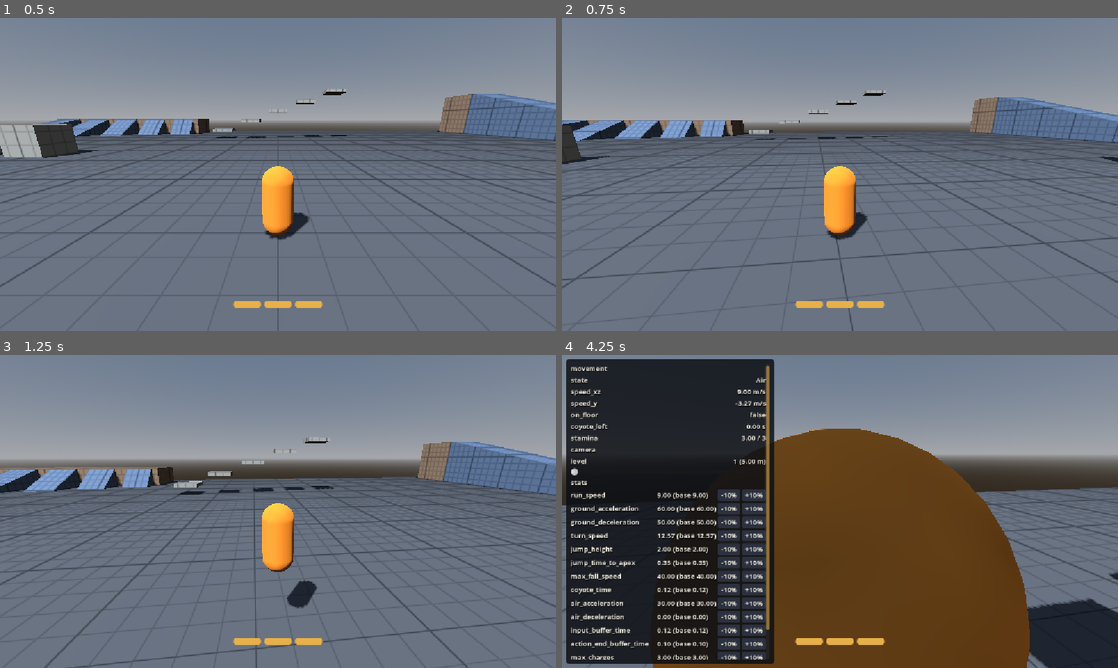
Above: before the commit, frames 1-4 (two rows, left to right).
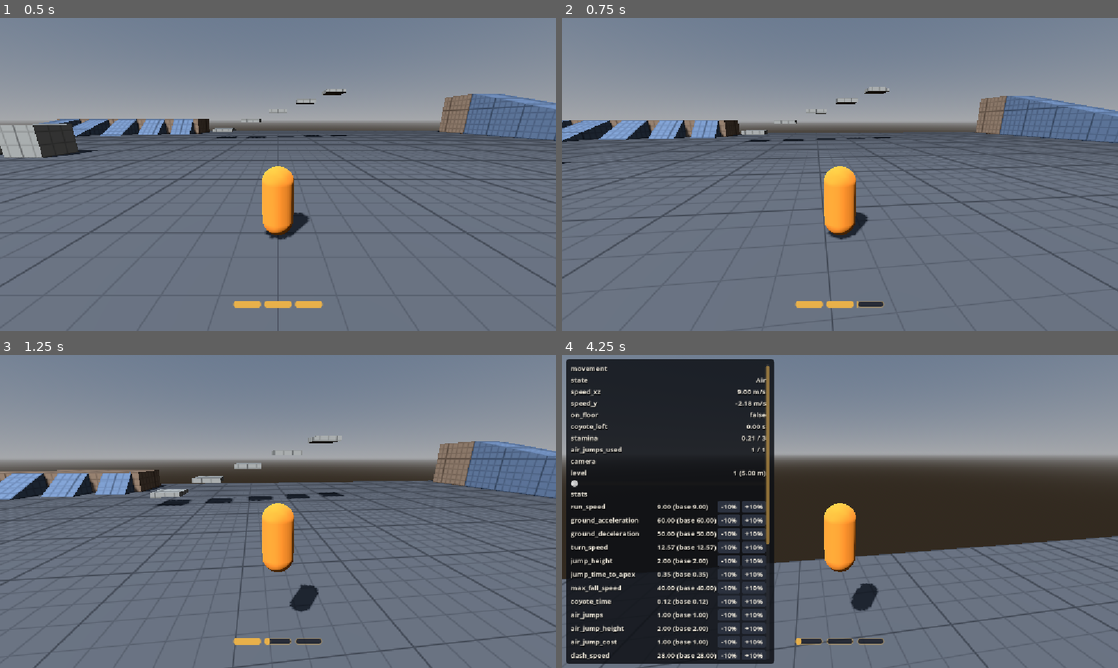
Above: after the commit, the same moments.

Repository: UriBokchoi/BroGuild
Game: Godot game, scene res://levels/test_gym/test_gym.tscn
The game is run twice, just before and just after one commit, with the same random seed, the same clock (stepped at 60 frames per second) and the same inputs.
Inputs (mouse positions are in pixels of both pictures, inside the frame that each line leads up to):
- Up to frame 1 (0.5 s): no input
- Up to frame 2 (0.75 s): tap Enter at 0.5 s; move the mouse to (867, 174) at 0.52 s; hold W (move_forward) from 0.53 s (still down); tap Shift (dash) at 0.6 s; click (867, 174) at 0.67 s
- Up to frame 3 (1.25 s): keep holding W (move_forward); tap Space (jump) at 0.77, 0.8, 1.07 s
- Up to frame 4 (4.25 s): keep holding W (move_forward); move the mouse to (812, 511) at 1.27 s; tap Space (jump) at 1.35, 1.52, 1.82, 2.3, 3.02, 3.32, 3.77, 3.8, 4.07 s; tap Shift (dash) at 1.55, 2.1, 3.05 s; move the mouse to (851, 505) at 2.02 s; move the mouse to (834, 517) at 2.77 s; tap E (interact) at 2.85 s; click (834, 517) at 2.92 s; move the mouse to (878, 514) at 3.52 s; tap Tab (show_stats) at 3.6 s; tap F3 (toggle_debug) at 4.15 s

Frame 1 is identical in both runs. In frame 2, 6.9% of the frame differs, in the area x 0-100%, y 22-100%; in frame 3, 11%; in frame 4, 45%, in the area x 0-100%, y 14-100%.

Commit message:
feat(movement): dash, picado (doble Shift en el aire) y doble salto
- Dash: ráfaga en la dirección pedida o hacia la cámara, recta en el
  aire; cancela cualquier acción y sale como mucho a dash_exit_speed.
- Picado: segundo Shift en el aire sin dirección poco después de un dash
  aéreo; ráfaga hacia abajo hasta su tiempo o el suelo.
- Doble salto: en el aire sin coyote time, con air_jumps (mejorable,
  triple salto) que se recuperan al tocar suelo.
- Todo gasta stamina y todos los números son stats (con traducciones).
- Tests unitarios por estado con un fixture de contexto y tests con
  física real de cada acción.

Co-Authored-By: Claude Opus 5.5 <noreply@anthropic.com>

Diff:
--- a/data/i18n/strings.csv
+++ b/data/i18n/strings.csv
@@ -25,3 +25,15 @@
 STAT_GROUP_STAMINA,Stamina,Stamina
 STAT_MAX_CHARGES,Cargas de stamina,Stamina charges
 STAT_RECHARGE_TIME,Recarga por carga,Recharge per charge
+STAT_AIR_JUMPS,Saltos en el aire,Air jumps
+STAT_AIR_JUMP_HEIGHT,Altura del doble salto,Double jump height
+STAT_AIR_JUMP_COST,Coste del doble salto,Double jump cost
+STAT_GROUP_DASH,Dash,Dash
+STAT_DASH_SPEED,Velocidad del dash,Dash speed
+STAT_DASH_DURATION,Duración del dash,Dash duration
+STAT_DASH_EXIT_SPEED,Velocidad al salir del dash,Dash exit speed
+STAT_DASH_COST,Coste del dash,Dash cost
+STAT_DOWN_DASH_SPEED,Velocidad del picado,Dive speed
+STAT_DOWN_DASH_DURATION,Duración del picado,Dive duration
+STAT_DOWN_DASH_WINDOW,Margen para el picado,Dive window
+STAT_DOWN_DASH_COST,Coste del picado,Dive cost
--- a/data/player/movement.tres
+++ b/data/player/movement.tres
@@ -12,6 +12,17 @@
 jump_time_to_apex = 0.35
 max_fall_speed = 40.0
 coyote_time = 0.12
+air_jumps = 1
+air_jump_height = 2.0
+air_jump_cost = 1.0
+dash_speed = 28.0
+dash_duration = 0.2
+dash_exit_speed = 12.0
+dash_cost = 1.0
+down_dash_speed = 30.0
+down_dash_duration = 0.2
+down_dash_window = 0.3
+down_dash_cost = 1.0
 air_acceleration = 30.0
 input_buffer_time = 0.12
 action_end_buffer_time = 0.1
--- a/entities/player/movement_context.gd
+++ b/entities/player/movement_context.gd
@@ -7,13 +7,23 @@
 var body: CharacterBody3D
 ## Stats de movimiento con los modificadores aplicados (copia resuelta de movement.tres).
 var move: MovementData
+## Stamina por cargas que gastan las acciones.
+var stamina: StaminaComponent
 ## Estado neutro en el suelo, al que vuelven las acciones al terminar.
 var ground: State
 ## Estado neutro en el aire, al que vuelven las acciones al terminar.
 var air: State
-## Stamina por cargas que gastan las acciones.
-var stamina: StaminaComponent
+## Segundos de juego desde que empezó el movimiento (para medir ventanas entre acciones).
+var elapsed: float = 0.0
 ## Dirección pedida este tick, en el plano XZ del mundo y relativa a la cámara (longitud 0–1).
 var wish_direction: Vector3 = Vector3.ZERO
+## Hacia dónde mira la cámara en el plano XZ (longitud 1): la dirección por defecto del dash.
+var view_forward: Vector3 = Vector3.FORWARD
 ## Segundos que quedan para poder saltar después de dejar el suelo sin saltar (coyote time).
 var coyote_left: float = 0.0
+## Saltos en el aire gastados desde que se dejó el suelo.
+var air_jumps_used: int = 0
+## Momento ([member elapsed]) del último dash, para el picado.
+var last_dash_time: float = -INF
+## Si el último dash empezó en el aire.
+var last_dash_in_air: bool = false
--- a/entities/player/movement_data.gd
+++ b/entities/player/movement_data.gd
@@ -25,6 +25,30 @@
 @export_range(1.0, 100.0, 0.5, "or_greater", "suffix:m/s") var max_fall_speed: float = 0.0
 ## Segundos tras dejar el suelo (sin saltar) en los que todavía puedes saltar.
 @export_range(0.0, 0.5, 0.01, "or_greater", "suffix:s") var coyote_time: float = 0.0
+## Saltos en el aire antes de tocar suelo (1 = doble salto, 2 = triple salto…).
+@export_range(0, 5, 1, "or_greater") var air_jumps: int = 0
+## Altura de cada salto en el aire.
+@export_range(0.5, 10.0, 0.05, "or_greater", "suffix:m") var air_jump_height: float = 0.0
+## Cargas de stamina que gasta cada salto en el aire.
+@export_range(0.0, 3.0, 0.5, "or_greater") var air_jump_cost: float = 0.0
+
+@export_group("dash")
+## Velocidad del dash.
+@export_range(0.0, 100.0, 0.5, "or_greater", "suffix:m/s") var dash_speed: float = 0.0
+## Segundos que dura el dash.
+@export_range(0.05, 1.0, 0.01, "or_greater", "suffix:s") var dash_duration: float = 0.0
+## Velocidad horizontal máxima con la que sales del dash (lo que sobra se pierde al terminar).
+@export_range(0.0, 100.0, 0.5, "or_greater", "suffix:m/s") var dash_exit_speed: float = 0.0
+## Cargas de stamina que gasta el dash.
+@export_range(0.0, 3.0, 0.5, "or_greater") var dash_cost: float = 0.0
+## Velocidad del picado (dash hacia abajo).
+@export_range(0.0, 100.0, 0.5, "or_greater", "suffix:m/s") var down_dash_speed: float = 0.0
+## Segundos que dura el picado (antes, si tocas suelo).
+@export_range(0.05, 1.0, 0.01, "or_greater", "suffix:s") var down_dash_duration: float = 0.0
+## Segundos tras el primer Shift en los que el segundo, sin dirección, hace el picado.
+@export_range(0.05, 1.0, 0.01, "or_greater", "suffix:s") var down_dash_window: float = 0.0
+## Cargas de stamina que gasta el picado (además del dash del primer Shift).
+@export_range(0.0, 3.0, 0.5, "or_greater") var down_dash_cost: float = 0.0
 
 @export_group("air")
 ## Aceleración hacia la dirección pedida en el aire. No frena el impulso que ya llevas por
@@ -50,3 +74,9 @@
 ## Velocidad vertical inicial de un salto de [member jump_height].
 func jump_velocity() -> float:
 	return 2.0 * jump_height / jump_time_to_apex
+
+
+## Velocidad vertical inicial de un salto en el aire de [member air_jump_height], con la misma
+## gravedad que el salto normal.
+func air_jump_velocity() -> float:
+	return sqrt(2.0 * gravity() * air_jump_height)
--- a/entities/player/player.gd
+++ b/entities/player/player.gd
@@ -28,7 +28,9 @@
 
 
 func _physics_process(delta: float) -> void:
+	context.elapsed += delta
 	context.wish_direction = input.move_direction()
+	context.view_forward = input.view_forward()
 	# Cada tick, por si una mejora acaba de cambiar estas stats.
 	movement.buffer_time = context.move.input_buffer_time
 	movement.committed_end_buffer = context.move.action_end_buffer_time
--- a/entities/player/player.tscn
+++ b/entities/player/player.tscn
@@ -12,6 +12,9 @@
 [ext_resource type="Script" path="res://entities/player/body_facing.gd" id="10_facing"]
 [ext_resource type="Resource" path="res://data/player/stamina.tres" id="11_stamina_data"]
 [ext_resource type="Script" path="res://entities/player/stamina/stamina_component.gd" id="12_stamina"]
+[ext_resource type="Script" path="res://entities/player/states/dash_state.gd" id="13_dash"]
+[ext_resource type="Script" path="res://entities/player/states/down_dash_state.gd" id="14_down_dash"]
+[ext_resource type="Script" path="res://entities/player/states/double_jump_state.gd" id="15_double_jump"]
 
 [sub_resource type="CapsuleShape3D" id="CapsuleShape3D_body"]
 radius = 0.4
@@ -82,6 +85,24 @@
 script = ExtResource("9_jump")
 trigger_action = &"jump"
 
+[node name="DoubleJump" type="Node" parent="Movement"]
+script = ExtResource("15_double_jump")
+trigger_action = &"jump"
+priority = 10
+
+[node name="Dash" type="Node" parent="Movement"]
+script = ExtResource("13_dash")
+trigger_action = &"dash"
+committed = true
+cancels_committed = true
+
+[node name="DownDash" type="Node" parent="Movement"]
+script = ExtResource("14_down_dash")
+trigger_action = &"dash"
+priority = 10
+committed = true
+cancels_committed = true
+
 [node name="BodyFacing" type="Node" parent="." node_paths=PackedStringArray("body", "visual", "stats")]
 script = ExtResource("10_facing")
 body = NodePath("..")
--- a/entities/player/player_input.gd
+++ b/entities/player/player_input.gd
@@ -22,3 +22,8 @@
 		InputActions.MOVE_FORWARD, InputActions.MOVE_BACK
 	)
 	return Vector3(stick.x, 0.0, stick.y).rotated(Vector3.UP, camera.get_yaw())
+
+
+## Hacia dónde mira la cámara en el plano XZ del mundo (longitud 1).
+func view_forward() -> Vector3:
+	return Vector3.FORWARD.rotated(Vector3.UP, camera.get_yaw())
--- /dev/null
+++ b/entities/player/states/dash_state.gd
@@ -0,0 +1,42 @@
+class_name DashState
+extends MovementState
+## Dash: ráfaga corta en la dirección pedida (sin dirección, hacia donde mira la cámara), en el
+## suelo o en el aire, donde va recto, sin gravedad. Gasta stamina. En la escena es comprometido
+## y cancela cualquier acción (también otro dash). Al terminar, la velocidad horizontal se queda
+## en [code]dash_exit_speed[/code] como mucho.
+
+var _direction: Vector3 = Vector3.FORWARD
+var _time_left: float = 0.0
+
+
+func can_enter() -> bool:
+	return ctx.stamina.can_spend(ctx.move.dash_cost)
+
+
+func enter(_previous: State) -> void:
+	ctx.stamina.spend(ctx.move.dash_cost)
+	var wish := ctx.wish_direction
+	_direction = wish.normalized() if wish != Vector3.ZERO else ctx.view_forward
+	_time_left = ctx.move.dash_duration
+	ctx.last_dash_time = ctx.elapsed
+	ctx.last_dash_in_air = not ctx.body.is_on_floor()
+	_apply_velocity()
+
+
+func physics_update(delta: float) -> void:
+	_time_left -= delta
+	if _time_left > 0.0:
+		_apply_velocity()
+		return
+	var velocity := ctx.body.velocity
+	var horizontal := Vector3(velocity.x, 0.0, velocity.z).limit_length(ctx.move.dash_exit_speed)
+	ctx.body.velocity = Vector3(horizontal.x, velocity.y, horizontal.z)
+	settle()
+
+
+func time_left() -> float:
+	return maxf(_time_left, 0.0)
+
+
+func _apply_velocity() -> void:
+	ctx.body.velocity = _direction * ctx.move.dash_speed
--- /dev/null
+++ b/entities/player/states/double_jump_state.gd
@@ -0,0 +1,24 @@
+class_name DoubleJumpState
+extends MovementState
+## Salto en el aire (doble salto). Gasta stamina y uno de los [code]air_jumps[/code], que se
+## recuperan al tocar suelo; con más (una mejora o un personaje), triple salto. Con coyote time
+## no entra: ese salto es el normal. Da el impulso al entrar y pasa al aire en el mismo tick.
+
+
+func can_enter() -> bool:
+	return (
+		not ctx.body.is_on_floor()
+		and ctx.coyote_left <= 0.0
+		and ctx.air_jumps_used < ctx.move.air_jumps
+		and ctx.stamina.can_spend(ctx.move.air_jump_cost)
+	)
+
+
+func enter(_previous: State) -> void:
+	ctx.stamina.spend(ctx.move.air_jump_cost)
+	ctx.air_jumps_used += 1
+	ctx.body.velocity.y = ctx.move.air_jump_velocity()
+
+
+func physics_update(_delta: float) -> void:
+	machine.transition_to(ctx.air)
--- /dev/null
+++ b/entities/player/states/down_dash_state.gd
@@ -0,0 +1,40 @@
+class_name DownDashState
+extends MovementState
+## Picado: un segundo Shift en el aire, sin dirección y poco después de un dash hecho en el
+## aire, lo convierte en una ráfaga hacia abajo. Gasta stamina además de la del dash. En la
+## escena comparte acción con el dash con más prioridad, es comprometido y cancela acciones.
+## Termina al pasar su tiempo o al tocar suelo.
+
+var _time_left: float = 0.0
+
+
+func can_enter() -> bool:
+	return (
+		not ctx.body.is_on_floor()
+		and ctx.wish_direction == Vector3.ZERO
+		and ctx.last_dash_in_air
+		and ctx.elapsed - ctx.last_dash_time <= ctx.move.down_dash_window
+		and ctx.stamina.can_spend(ctx.move.down_dash_cost)
+	)
+
+
+func enter(_previous: State) -> void:
+	ctx.stamina.spend(ctx.move.down_dash_cost)
+	_time_left = ctx.move.down_dash_duration
+	_apply_velocity()
+
+
+func physics_update(delta: float) -> void:
+	_time_left -= delta
+	if ctx.body.is_on_floor() or _time_left <= 0.0:
+		settle()
+		return
+	_apply_velocity()
+
+
+func time_left() -> float:
+	return maxf(_time_left, 0.0)
+
+
+func _apply_velocity() -> void:
+	ctx.body.velocity = Vector3.DOWN * ctx.move.down_dash_speed
--- a/entities/player/states/ground_state.gd
+++ b/entities/player/states/ground_state.gd
@@ -1,7 +1,12 @@
 class_name GroundState
 extends MovementState
 ## En el suelo sin ninguna acción en curso: corre hacia la dirección pedida y frena al soltar.
-## Si deja de haber suelo sin haber saltado, pasa al aire con coyote time.
+## Si deja de haber suelo sin haber saltado, pasa al aire con coyote time. Tocar suelo devuelve
+## los saltos en el aire.
+
+
+func enter(_previous: State) -> void:
+	ctx.air_jumps_used = 0
 
 
 func physics_update(delta: float) -> void:
--- /dev/null
+++ b/tests/integration/entities/player/test_player_actions.gd
@@ -0,0 +1,88 @@
+extends GutTest
+## Acciones del jugador con física real: dash, picado (doble Shift en el aire sin dirección) y
+## doble salto, con su gasto de stamina.
+
+const PlayerScene := preload("res://entities/player/player.tscn")
+const SETTLE_FRAMES := 5
+const CHARGE_TOLERANCE := 0.05
+
+var _player: Player
+var _move: MovementData
+
+
+func before_each() -> void:
+	_add_ground()
+	_player = PlayerScene.instantiate() as Player
+	add_child_autofree(_player)
+	_move = _player.stats.get_resolved(MovementData) as MovementData
+
+
+func test_dash_goes_fast_where_the_camera_looks_and_spends_a_charge() -> void:
+	await wait_physics_frames(SETTLE_FRAMES)
+	var max_charges := _player.stamina.get_max_charges()
+	_player.movement.request(InputActions.DASH)
+	await wait_physics_frames(2)
+	var velocity := _player.velocity
+	assert_almost_eq(Vector2(velocity.x, velocity.z).length(), _move.dash_speed, 0.01)
+	assert_lt(velocity.z, 0.0, "sin dirección, hacia donde mira la cámara (−Z)")
+	assert_almost_eq(_player.stamina.get_charges(), max_charges - _move.dash_cost, CHARGE_TOLERANCE)
+
+
+func test_no_dash_without_stamina() -> void:
+	await wait_physics_frames(SETTLE_FRAMES)
+	_player.stamina.spend(_player.stamina.get_charges())
+	_player.movement.request(InputActions.DASH)
+	await wait_physics_frames(2)
+	assert_same(_player.movement.current, _player.ground_state)
+	assert_almost_eq(_player.velocity.length(), 0.0, 0.01)
+
+
+func test_double_shift_in_the_air_without_direction_dives() -> void:
+	await wait_physics_frames(SETTLE_FRAMES)
+	_player.movement.request(InputActions.JUMP)
+	await wait_physics_frames(10)
+	_player.movement.request(InputActions.DASH)
+	await wait_physics_frames(3)
+	_player.movement.request(InputActions.DASH)
+	await wait_physics_frames(1)
+	assert_true(_player.movement.current is DownDashState, "el segundo Shift es el picado")
+	assert_almost_eq(_player.velocity.y, -_move.down_dash_speed, 0.01)
+	await wait_physics_frames(30)
+	assert_same(_player.movement.current, _player.ground_state, "aterriza")
+
+
+func test_double_jump_goes_higher_than_a_single_jump() -> void:
+	await wait_physics_frames(SETTLE_FRAMES)
+	_player.movement.request(InputActions.JUMP)
+	await wait_physics_frames(18)
+	_player.movement.request(InputActions.JUMP)
+	await wait_physics_frames(2)
+	assert_eq(_player.context.air_jumps_used, 1, "gastó el salto en el aire")
+	# Cada espera de 1 frame de GUT avanza unos 2 ticks: 30 vueltas dan para subir y caer.
+	var highest := _player.global_position.y
+	for _frame: int in 30:
+		await wait_physics_frames(1)
+		highest = maxf(highest, _player.global_position.y)
+	assert_gt(highest, _move.jump_height + 1.0, "el segundo salto suma altura")
+
+
+func test_landing_gives_the_double_jump_back() -> void:
+	await wait_physics_frames(SETTLE_FRAMES)
+	_player.movement.request(InputActions.JUMP)
+	await wait_physics_frames(10)
+	_player.movement.request(InputActions.JUMP)
+	await wait_physics_frames(60)
+	assert_same(_player.movement.current, _player.ground_state)
+	assert_eq(_player.context.air_jumps_used, 0)
+
+
+func _add_ground() -> void:
+	var ground := StaticBody3D.new()
+	ground.collision_layer = PhysicsLayers.mask(PhysicsLayers.WORLD)
+	var box := BoxShape3D.new()
+	box.size = Vector3(60.0, 1.0, 60.0)
+	var shape := CollisionShape3D.new()
+	shape.shape = box
+	shape.position = Vector3(0.0, -0.5, 0.0)
+	ground.add_child(shape)
+	add_child_autofree(ground)
--- /dev/null
+++ b/tests/unit/entities/player/states/movement_context_fixture.gd
@@ -0,0 +1,47 @@
+extends RefCounted
+## Monta lo necesario para probar estados de movimiento sin la escena del jugador: un cuerpo
+## fuera del árbol (nunca está en el suelo), stamina real con sus stats y una máquina con los
+## estados neutros Suelo y Aire.
+
+## Contexto con [param move] y una stamina llena de [param max_charges] cargas.
+static func create(test: GutTest, move: MovementData, max_charges: int = 3) -> MovementContext:
+	var stamina_data := StaminaData.new()
+	stamina_data.max_charges = max_charges
+	stamina_data.recharge_time = 3.0
+	var stats := StatsComponent.new()
+	stats.sources.append(stamina_data)
+	test.add_child_autofree(stats)
+	var stamina := StaminaComponent.new()
+	stamina.stats = stats
+	test.add_child_autofree(stamina)
+	var context := MovementContext.new()
+	context.body = test.autofree(CharacterBody3D.new())
+	context.move = move
+	context.stamina = stamina
+	return context
+
+
+## Máquina arrancada en Aire con Suelo, Aire y [param states]; deja Suelo y Aire en el contexto.
+static func start_machine(test: GutTest, context: MovementContext, states: Array[State]) -> StateMachine:
+	var machine := StateMachine.new()
+	test.add_child_autofree(machine)
+	var ground := GroundState.new()
+	var air := AirState.new()
+	machine.add_child(ground)
+	machine.add_child(air)
+	for state: State in states:
+		machine.add_child(state)
+	context.ground = ground
+	context.air = air
+	machine.initial_state = air
+	machine.start(context)
+	return machine
+
+
+## Datos con un salto razonable, para que la gravedad del estado Aire esté definida.
+static func movement_with_gravity() -> MovementData:
+	var move := MovementData.new()
+	move.jump_height = 2.0
+	move.jump_time_to_apex = 0.5
+	move.max_fall_speed = 50.0
+	return move
--- /dev/null
+++ b/tests/unit/entities/player/states/test_dash_state.gd
@@ -0,0 +1,68 @@
+extends GutTest
+## DashState: gasta stamina, va en la dirección pedida (o hacia la cámara) a dash_speed y sin
+## gravedad, y al terminar deja la velocidad horizontal en dash_exit_speed como mucho.
+
+const ContextFixture := preload("res://tests/unit/entities/player/states/movement_context_fixture.gd")
+const TICK := 1.0 / 60.0
+const DASH_SPEED := 30.0
+const EXIT_SPEED := 10.0
+
+var _context: MovementContext
+var _machine: StateMachine
+var _dash: DashState
+
+
+func before_each() -> void:
+	var move := ContextFixture.movement_with_gravity()
+	move.dash_speed = DASH_SPEED
+	move.dash_duration = 0.2
+	move.dash_exit_speed = EXIT_SPEED
+	move.dash_cost = 1.0
+	_context = ContextFixture.create(self, move)
+	_dash = DashState.new()
+	_machine = ContextFixture.start_machine(self, _context, [_dash])
+
+
+func test_needs_stamina() -> void:
+	assert_true(_dash.can_enter())
+	_context.stamina.spend(3.0)
+	assert_false(_dash.can_enter(), "sin cargas no hay dash")
+
+
+func test_dashes_where_you_ask_and_spends_a_charge() -> void:
+	_context.wish_direction = Vector3.RIGHT
+	_machine.transition_to(_dash)
+	assert_eq(_context.body.velocity, Vector3.RIGHT * DASH_SPEED)
+	assert_eq(_context.stamina.get_charges(), 2.0)
+
+
+func test_without_direction_dashes_where_the_camera_looks() -> void:
+	_context.view_forward = Vector3.BACK
+	_machine.transition_to(_dash)
+	assert_eq(_context.body.velocity, Vector3.BACK * DASH_SPEED)
+
+
+func test_flies_straight_while_it_lasts() -> void:
+	_context.wish_direction = Vector3.RIGHT
+	_machine.transition_to(_dash)
+	_machine.physics_update(TICK)
+	assert_same(_machine.current, _dash)
+	assert_eq(_context.body.velocity.y, 0.0, "sin gravedad durante el dash")
+	assert_almost_eq(_dash.time_left(), 0.2 - TICK, 1e-6)
+
+
+func test_remembers_when_and_where_it_started_for_the_dive() -> void:
+	_context.elapsed = 4.0
+	_machine.transition_to(_dash)
+	assert_eq(_context.last_dash_time, 4.0)
+	assert_true(_context.last_dash_in_air)
+
+
+func test_ends_after_its_duration_keeping_at_most_the_exit_speed() -> void:
+	_context.wish_direction = Vector3.RIGHT
+	_machine.transition_to(_dash)
+	for _tick: int in 12:
+		_machine.physics_update(TICK)
+	_machine.physics_update(TICK)
+	assert_same(_machine.current, _context.air, "en el aire vuelve a Aire")
+	assert_almost_eq(_context.body.velocity.x, EXIT_SPEED, 1e-6)
--- /dev/null
+++ b/tests/unit/entities/player/states/test_double_jump_state.gd
@@ -0,0 +1,57 @@
+extends GutTest
+## DoubleJumpState: en el aire, sin coyote time, con saltos en el aire y stamina; tocar suelo
+## devuelve los saltos.
+
+const ContextFixture := preload("res://tests/unit/entities/player/states/movement_context_fixture.gd")
+
+var _context: MovementContext
+var _machine: StateMachine
+var _double_jump: DoubleJumpState
+
+
+func before_each() -> void:
+	var move := ContextFixture.movement_with_gravity()
+	move.air_jumps = 1
+	move.air_jump_height = 2.0
+	move.air_jump_cost = 1.0
+	_context = ContextFixture.create(self, move)
+	_double_jump = DoubleJumpState.new()
+	_machine = ContextFixture.start_machine(self, _context, [_double_jump])
+
+
+func test_can_jump_in_the_air_with_a_jump_left() -> void:
+	assert_true(_double_jump.can_enter())
+
+
+func test_not_during_coyote_time() -> void:
+	_context.coyote_left = 0.05
+	assert_false(_double_jump.can_enter(), "con coyote time el salto es el normal")
+
+
+func test_not_without_air_jumps_left() -> void:
+	_context.air_jumps_used = 1
+	assert_false(_double_jump.can_enter())
+
+
+func test_not_without_stamina() -> void:
+	_context.stamina.spend(3.0)
+	assert_false(_double_jump.can_enter())
+
+
+func test_spends_a_jump_and_a_charge_and_jumps_its_height() -> void:
+	_machine.transition_to(_double_jump)
+	assert_almost_eq(_context.body.velocity.y, 8.0, 1e-9, "√(2 × 16 m/s² × 2 m)")
+	assert_eq(_context.air_jumps_used, 1)
+	assert_eq(_context.stamina.get_charges(), 2.0)
+
+
+func test_more_air_jumps_allow_a_triple_jump() -> void:
+	_context.move.air_jumps = 2
+	_context.air_jumps_used = 1
+	assert_true(_double_jump.can_enter())
+
+
+func test_landing_gives_the_air_jumps_back() -> void:
+	_context.air_jumps_used = 1
+	_machine.transition_to(_context.ground)
+	assert_eq(_context.air_jumps_used, 0)
--- /dev/null
+++ b/tests/unit/entities/player/states/test_down_dash_state.gd
@@ -0,0 +1,60 @@
+extends GutTest
+## DownDashState (picado): solo en el aire, sin dirección y poco después de un dash hecho en el
+## aire; gasta su propia carga y va hacia abajo.
+
+const ContextFixture := preload("res://tests/unit/entities/player/states/movement_context_fixture.gd")
+const DIVE_SPEED := 30.0
+
+var _context: MovementContext
+var _machine: StateMachine
+var _dash: DashState
+var _dive: DownDashState
+
+
+func before_each() -> void:
+	var move := ContextFixture.movement_with_gravity()
+	move.dash_speed = 20.0
+	move.dash_duration = 0.2
+	move.dash_cost = 1.0
+	move.down_dash_speed = DIVE_SPEED
+	move.down_dash_duration = 0.2
+	move.down_dash_window = 0.3
+	move.down_dash_cost = 1.0
+	_context = ContextFixture.create(self, move)
+	_dash = DashState.new()
+	_dive = DownDashState.new()
+	_machine = ContextFixture.start_machine(self, _context, [_dash, _dive])
+
+
+func test_second_shift_in_the_air_without_direction_dives() -> void:
+	_machine.transition_to(_dash)
+	_context.elapsed = 0.1
+	assert_true(_dive.can_enter())
+	_machine.transition_to(_dive)
+	assert_eq(_context.body.velocity, Vector3.DOWN * DIVE_SPEED)
+	assert_eq(_context.stamina.get_charges(), 1.0, "dash + picado = 2 cargas")
+
+
+func test_not_with_a_direction() -> void:
+	_machine.transition_to(_dash)
+	_context.wish_direction = Vector3.RIGHT
+	assert_false(_dive.can_enter())
+
+
+func test_not_after_the_window() -> void:
+	_machine.transition_to(_dash)
+	_context.elapsed = 0.5
+	assert_false(_dive.can_enter())
+
+
+func test_not_without_a_dash_in_the_air_before() -> void:
+	assert_false(_dive.can_enter(), "sin dash previo")
+	_context.last_dash_time = 0.0
+	_context.last_dash_in_air = false
+	assert_false(_dive.can_enter(), "el dash fue en el suelo")
+
+
+func test_not_without_stamina() -> void:
+	_machine.transition_to(_dash)
+	_context.stamina.spend(2.0)
+	assert_false(_dive.can_enter())
--- a/ui/debug/sections/movement_debug_section.gd
+++ b/ui/debug/sections/movement_debug_section.gd
@@ -9,6 +9,7 @@
 var _on_floor: Label
 var _coyote: Label
 var _stamina: Label
+var _air_jumps: Label
 
 
 func setup(player: Player) -> void:
@@ -20,6 +21,7 @@
 	_on_floor = add_value_row("on_floor")
 	_coyote = add_value_row("coyote_left")
 	_stamina = add_value_row("stamina")
+	_air_jumps = add_value_row("air_jumps_used")
 
 
 func refresh() -> void:
@@ -30,3 +32,4 @@
 	_on_floor.text = str(_player.is_on_floor())
 	_coyote.text = "%.2f s" % _player.context.coyote_left
 	_stamina.text = "%.2f / %d" % [_player.stamina.get_charges(), _player.stamina.get_max_charges()]
+	_air_jumps.text = "%d / %d" % [_player.context.air_jumps_used, _player.context.move.air_jumps]
Not shown, added: entities/player/states/dash_state.gd.uid
Not shown, added: entities/player/states/double_jump_state.gd.uid
Not shown, added: entities/player/states/down_dash_state.gd.uid
Not shown, added: tests/integration/entities/player/test_player_actions.gd.uid
Not shown, added: tests/unit/entities/player/states/movement_context_fixture.gd.uid
Not shown, added: tests/unit/entities/player/states/test_dash_state.gd.uid
Not shown, added: tests/unit/entities/player/states/test_double_jump_state.gd.uid
Not shown, added: tests/unit/entities/player/states/test_down_dash_state.gd.uid
